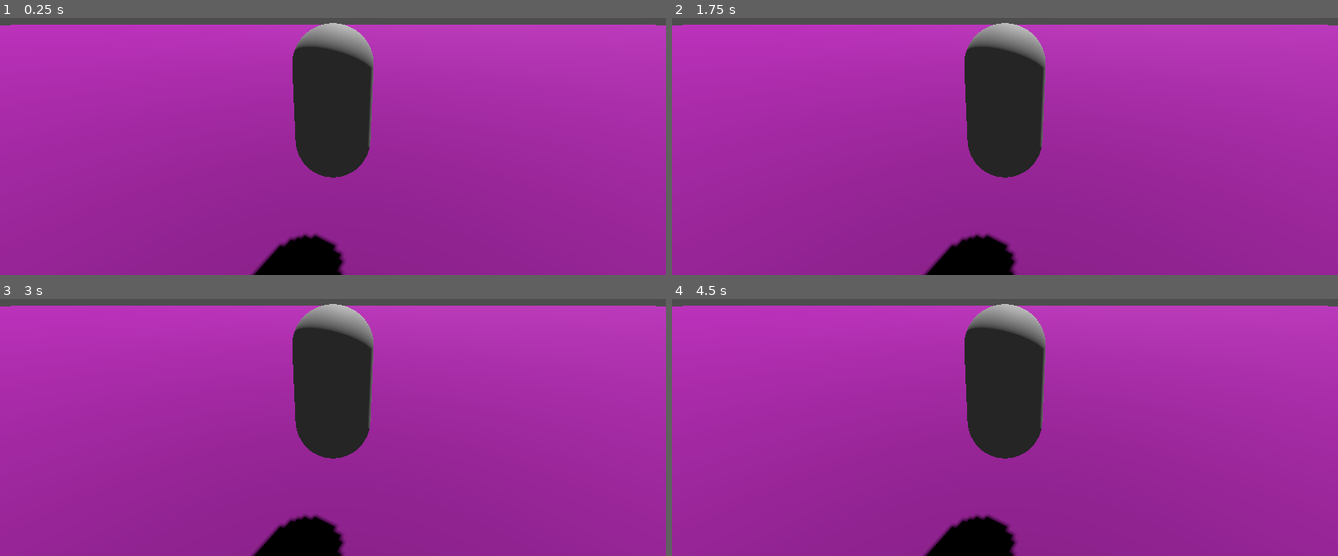
Above: before the commit, frames 1-4 (two rows, left to right).
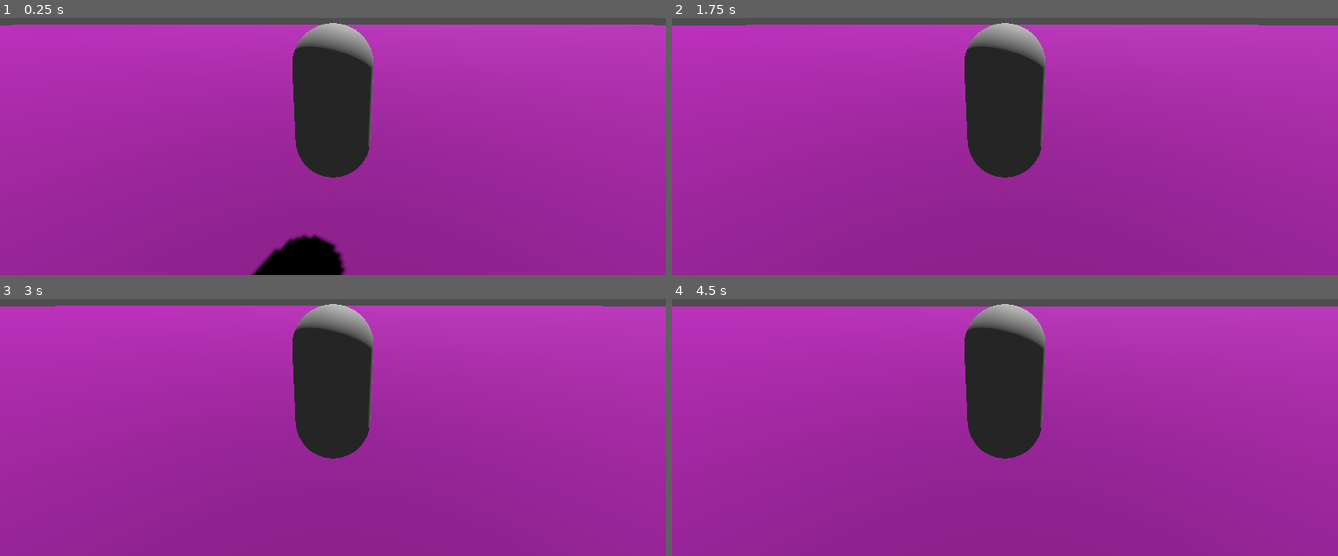
Above: after the commit, the same moments.

Repository: sjustesen/UntitledSpaceGame
Game: Godot game, scene res://scenes/main_scene.tscn
Two runs of this game, one before a commit and one after it. Both use one fixed random seed, a clock stepped at 60 frames per second and the inputs below.
Inputs:
- Up to frame 1 (0.25 s): no input
- Up to frame 2 (1.75 s): tap Enter (ui_accept) at 0.5, 0.6, 0.77, 1.07, 1.25, 1.35, 1.52 s; hold D (player_move_right, bound only after the commit) 0.53-1.28 s; hold S (player_move_backwards, bound only after the commit) from 1.28 s (still down)
- Up to frame 3 (3 s): tap Enter (ui_accept) at 1.82, 2, 2.1, 2.85 s; release S (player_move_backwards, bound only after the commit) at 2.03 s; hold D (player_move_right, bound only after the commit) 2.03-2.78 s; hold W (player_move_forwards, bound only after the commit) from 2.78 s (still down)
- Up to frame 4 (4.5 s): tap Enter (ui_accept) at 3.02, 3.32, 3.5, 3.6, 3.77, 4.07, 4.35 s; release W (player_move_forwards, bound only after the commit) at 3.53 s; hold A (player_move_left, bound only after the commit) from 3.53 s (still down)

The runs differ from the first frame. In frame 1, 0.1% of the frame differs, in the area x 1-99%, y 2-100%; in frame 2, 1.7%; in frame 3, 1.7%; in frame 4, 1.9%.

Commit message:
Player can now move... sort of .. lol

Diff:
--- /dev/null
+++ b/models/Player.gd
@@ -0,0 +1,31 @@
+extends CharacterBody3D
+
+
+const SPEED = 5.0
+const JUMP_VELOCITY = 4.5
+
+# Get the gravity from the project settings to be synced with RigidBody nodes.
+var gravity = ProjectSettings.get_setting("physics/3d/default_gravity")
+
+
+func _physics_process(delta):
+	# Add the gravity.
+	if not is_on_floor():
+		velocity.y -= gravity * delta
+
+	# Handle Jump.
+	if Input.is_action_just_pressed("ui_accept") and is_on_floor():
+		velocity.y = JUMP_VELOCITY
+
+	# Get the input direction and handle the movement/deceleration.
+	# As good practice, you should replace UI actions with custom gameplay actions.
+	var input_dir = Input.get_vector("player_move_left", "player_move_right", "player_move_forwards", "player_move_backwards")
+	var direction = (transform.basis * Vector3(input_dir.x, 0, input_dir.y)).normalized()
+	if direction:
+		velocity.x = direction.x * SPEED
+		velocity.z = direction.z * SPEED
+	else:
+		velocity.x = move_toward(velocity.x, 0, SPEED)
+		velocity.z = move_toward(velocity.z, 0, SPEED)
+
+	move_and_slide()
--- a/models/Player.tscn
+++ b/models/Player.tscn
@@ -1,6 +1,6 @@
 [gd_scene load_steps=5 format=3 uid="uid://1oe676h4p6y8"]
 
-[sub_resource type="PhysicsMaterial" id="PhysicsMaterial_6xcru"]
+[ext_resource type="Script" path="res://models/Player.gd" id="1_wyjso"]
 
 [sub_resource type="CapsuleShape3D" id="CapsuleShape3D_n8j8p"]
 
@@ -8,8 +8,8 @@
 
 [sub_resource type="Environment" id="Environment_y2kph"]
 
-[node name="Player" type="RigidBody3D"]
-physics_material_override = SubResource("PhysicsMaterial_6xcru")
+[node name="Player" type="CharacterBody3D"]
+script = ExtResource("1_wyjso")
 
 [node name="CollisionShape3D" type="CollisionShape3D" parent="."]
 shape = SubResource("CapsuleShape3D_n8j8p")
@@ -21,3 +21,5 @@
 transform = Transform3D(1, 0, 0, 0, 0.965926, 0.258819, 0, -0.258819, 0.965926, 0, 1, 3)
 environment = SubResource("Environment_y2kph")
 current = true
+
+[node name="AnimationPlayer" type="AnimationPlayer" parent="."]
--- a/project.godot
+++ b/project.godot
@@ -14,3 +14,26 @@
 run/main_scene="res://scenes/main_scene.tscn"
 config/features=PackedStringArray("4.0", "GL Compatibility")
 config/icon="res://icon.svg"
+
+[input]
+
+player_move_left={
+"deadzone": 0.5,
+"events": [Object(InputEventKey,"resource_local_to_scene":false,"resource_name":"","device":-1,"window_id":0,"alt_pressed":false,"shift_pressed":false,"ctrl_pressed":false,"meta_pressed":false,"pressed":false,"keycode":65,"physical_keycode":0,"key_label":0,"unicode":97,"echo":false,"script":null)
+]
+}
+player_move_right={
+"deadzone": 0.5,
+"events": [Object(InputEventKey,"resource_local_to_scene":false,"resource_name":"","device":-1,"window_id":0,"alt_pressed":false,"shift_pressed":false,"ctrl_pressed":false,"meta_pressed":false,"pressed":false,"keycode":68,"physical_keycode":0,"key_label":0,"unicode":100,"echo":false,"script":null)
+]
+}
+player_move_forwards={
+"deadzone": 0.5,
+"events": [Object(InputEventKey,"resource_local_to_scene":false,"resource_name":"","device":-1,"window_id":0,"alt_pressed":false,"shift_pressed":false,"ctrl_pressed":false,"meta_pressed":false,"pressed":false,"keycode":87,"physical_keycode":0,"key_label":0,"unicode":119,"echo":false,"script":null)
+]
+}
+player_move_backwards={
+"deadzone": 0.5,
+"events": [Object(InputEventKey,"resource_local_to_scene":false,"resource_name":"","device":-1,"window_id":0,"alt_pressed":false,"shift_pressed":false,"ctrl_pressed":false,"meta_pressed":false,"pressed":false,"keycode":83,"physical_keycode":0,"key_label":0,"unicode":115,"echo":false,"script":null)
+]
+}
--- a/scenes/main_scene.tscn
+++ b/scenes/main_scene.tscn
@@ -37,6 +37,12 @@
 sky = SubResource("Sky_cc5wp")
 ambient_light_source = 3
 
+[sub_resource type="PhysicsMaterial" id="PhysicsMaterial_30sgy"]
+
+[sub_resource type="CapsuleShape3D" id="CapsuleShape3D_apy34"]
+
+[sub_resource type="BoxMesh" id="BoxMesh_jcnwa"]
+
 [node name="World" type="Node3D"]
 
 [node name="DirectionalLight3D" type="DirectionalLight3D" parent="."]
@@ -59,7 +65,18 @@
 environment = SubResource("Environment_e2c3g")
 
 [node name="Camera3D" type="Camera3D" parent="."]
-transform = Transform3D(1, 0, 0, 0, 0.669131, 0.743145, 0, -0.743145, 0.669131, -14.4907, 1, -3.43022)
+transform = Transform3D(1, 0, 0, 0, 0.669131, 0.743145, 0, -0.743145, 0.669131, -14.4907, 1, -13.4302)
+current = true
 
 [node name="Player" parent="." instance=ExtResource("2_na6dk")]
-transform = Transform3D(1, 0, 0, 0, 1, 0, 0, 0, 1, -1, 1, -1)
+transform = Transform3D(1, 0, 0, 0, 1, 0, 0, 0, 1, 0, 1, 0)
+
+[node name="RigidBody3D" type="RigidBody3D" parent="."]
+physics_material_override = SubResource("PhysicsMaterial_30sgy")
+
+[node name="CollisionShape3D" type="CollisionShape3D" parent="RigidBody3D"]
+shape = SubResource("CapsuleShape3D_apy34")
+
+[node name="MeshInstance3D" type="MeshInstance3D" parent="RigidBody3D"]
+transform = Transform3D(1, 0, 0, 0, 1, 0, 0, 0, 1, 0, 0, -7)
+mesh = SubResource("BoxMesh_jcnwa")
Not shown: 1 places in scenes/main_scene.tscn that only renumber resources
